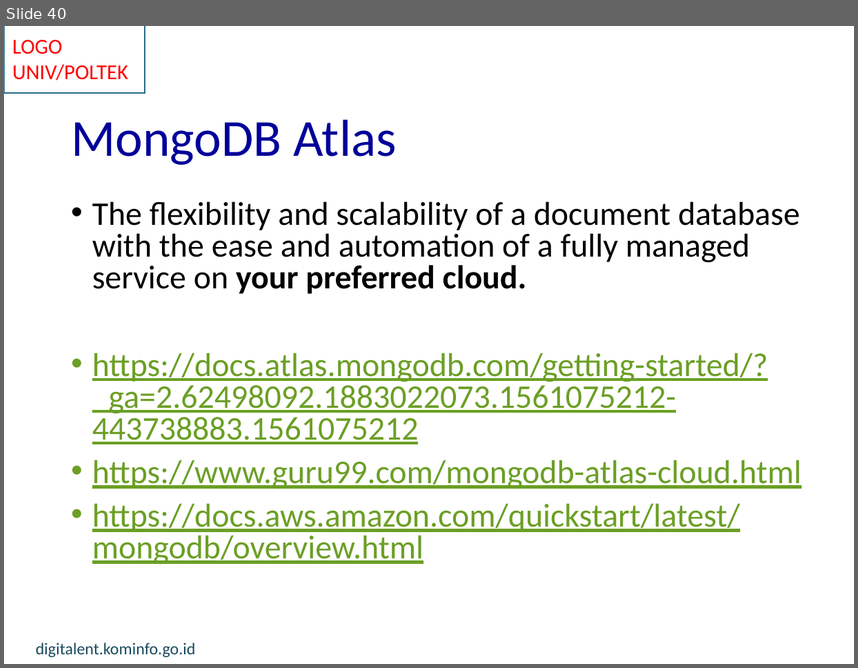
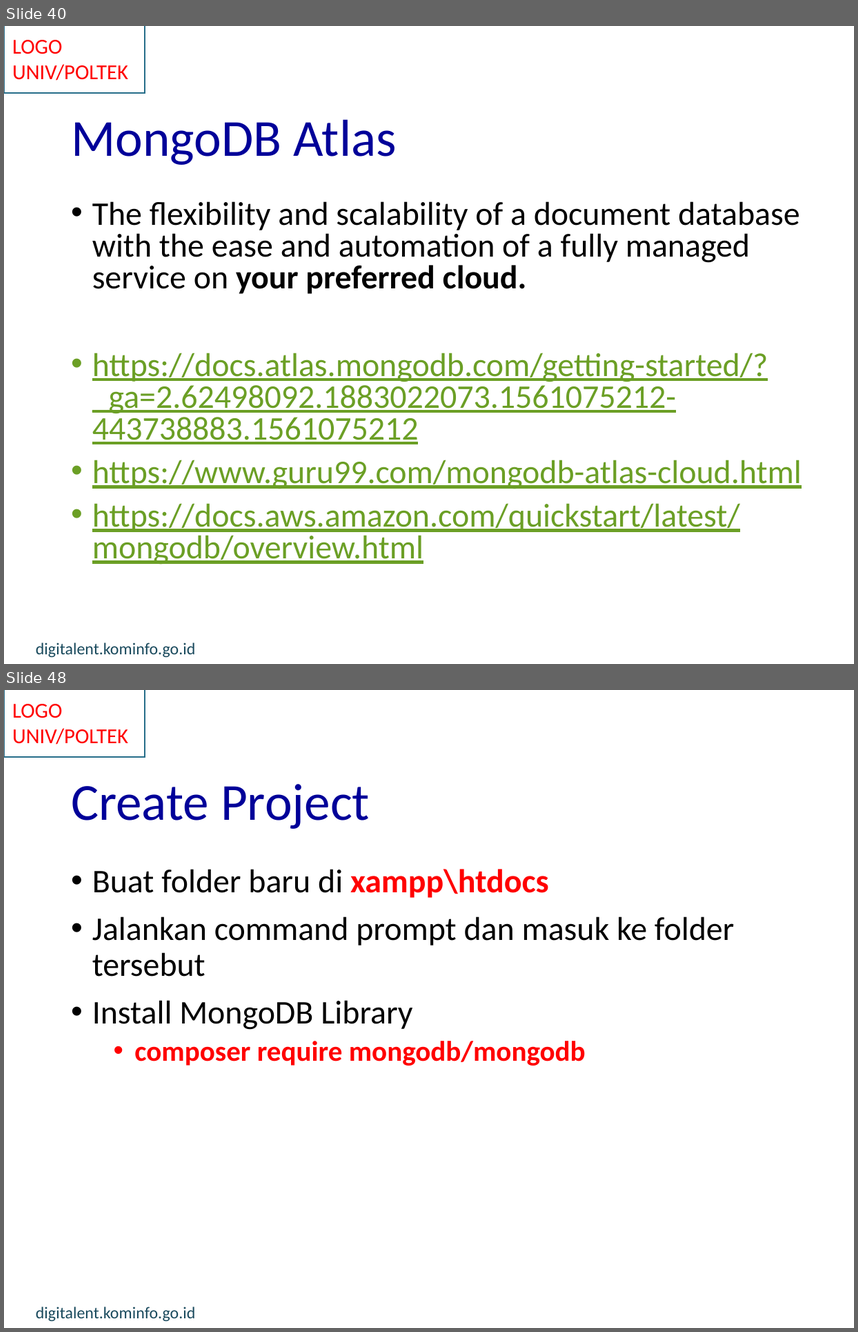
Before and after one commit to munif/iot-mongodb, a slide deck: IoT - 25 - Data Storage MongoDB rev 2.pptx. Shown one above the other, each under a label of ours: slide 40 before the commit, slides 40 and 48 after it; the slides between them are not shown. The pictures are 858x668 and 858x1332 pixels, drawn with LibreOffice and Linux fonts; fonts in the diff are those of the drawing; background and template pictures are left out. Boxes give left, top, right and bottom in pixels: in the first picture for what was removed or moved away, otherwise in the second. Text is boxed around its words. In the diff, an @@ line names an element or a change of style, - is before the commit and + after.

```diff
--- a/IoT - 25 - Data Storage MongoDB rev 2.pptx
+++ b/IoT - 25 - Data Storage MongoDB rev 2.pptx
@@ slide 48 added at (x1=4, y1=690, x2=854, y2=1328), background #FFFFFF; not listed: 3 template elements that a slide beside it also shows @@
@@ title added at (x1=71, y1=784, x2=370, y2=829), 44 pt, text #000099 @@
+Create Project
@@ text added at (x1=92, y1=869, x2=734, y2=1065), 28 pt, text #000000 @@
+• Buat folder baru di xampp\htdocs
+• Jalankan command prompt dan masuk ke folder tersebut
+• Install MongoDB Library
+  • composer require mongodb/mongodb
```
Also in this commit, not shown: 7 other slides added, 2 other files.
